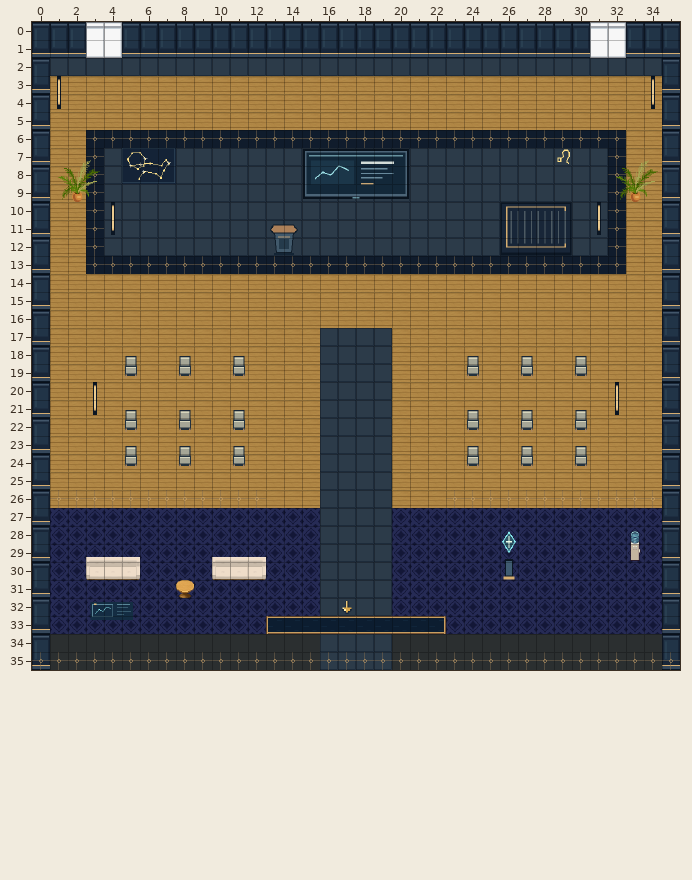
A Tiled map (JSON) gets an edit: maps/preview/speaker-leo.tmj. Above, as it was before the edit.
Cells are 32x32 px. Shown: x 0..35, y 0..35.
Once edited:
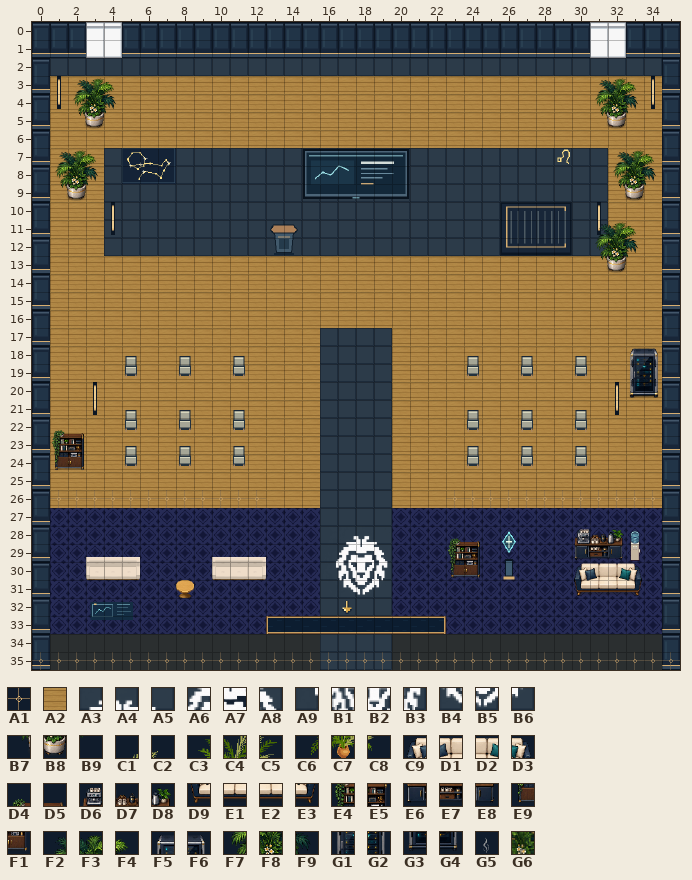
Key: from "art-0": A1 15; from "art-1": A2 355; from "art-10": A3 65, A4 66, A5 67, A6 81, A7 82, A8 83, A9 96, B1 97, B2 98, B3 99, B4 113, B5 114, B6 115; from "art-4": B7 6, B8 7, B9 8, C1 61, C2 62, C3 72, C4 73, C5 74, C6 84, C7 85, C8 86; from "art-9": C9 6, D1 7, D2 8, D3 9, D4 10, D5 11, D6 12, D7 13, D8 14, D9 22, E1 23, E2 24, E3 25, E4 26, E5 27, E6 28, E7 29, E8 30, E9 42, F1 43, F2 64, F3 65, F4 66, F5 75, F6 76, F7 80, F8 81, F9 82, G1 91, G2 92, G3 107, G4 108; from "interior-ambient-steam": G5 5; from "navigation-mask": G6 1.
__ is an empty cell.
Tiles replaced or removed in this view: A1, C1, C2, C3, C4, C5, C6, C7, C8.
Tiles of an added or newly shown layer are drawn over the layers below it.
See-through tiles are keyed as they look on the map.
Change:
Changed rows in their new state; .. is an unchanged cell.
Layer "terrain":
first column x 3:
 6 A2 A2 A2 A2 A2 A2 A2 A2 A2 A2 A2 A2 A2 A2 A2 A2 A2 A2 A2 A2 A2 A2 A2 A2 A2 A2 A2 A2 A2 A2
 7 A2 .. .. .. .. .. .. .. .. .. .. .. .. .. .. .. .. .. .. .. .. .. .. .. .. .. .. .. .. A2
 8 A2 .. .. .. .. .. .. .. .. .. .. .. .. .. .. .. .. .. .. .. .. .. .. .. .. .. .. .. .. A2
 9 A2 .. .. .. .. .. .. .. .. .. .. .. .. .. .. .. .. .. .. .. .. .. .. .. .. .. .. .. .. A2
10 A2 .. .. .. .. .. .. .. .. .. .. .. .. .. .. .. .. .. .. .. .. .. .. .. .. .. .. .. .. A2
11 A2 .. .. .. .. .. .. .. .. .. .. .. .. .. .. .. .. .. .. .. .. .. .. .. .. .. .. .. .. A2
12 A2 .. .. .. .. .. .. .. .. .. .. .. .. .. .. .. .. .. .. .. .. .. .. .. .. .. .. .. .. A2
13 A2 A2 A2 A2 A2 A2 A2 A2 A2 A2 A2 A2 A2 A2 A2 A2 A2 A2 A2 A2 A2 A2 A2 A2 A2 A2 A2 A2 A2 A2
Layer "scenery-belowAvatar-0":
first column x 1:
 3 .. .. .. .. .. .. .. .. .. .. .. .. .. .. .. .. .. .. .. .. .. .. .. .. .. .. .. .. .. .. F2 F3 F4 ..
 4 .. .. .. .. .. .. .. .. .. .. .. .. .. .. .. .. .. .. .. .. .. .. .. .. .. .. .. .. .. .. F7 F8 F9 ..
 5 .. B7 B8 .. .. .. .. .. .. .. .. .. .. .. .. .. .. .. .. .. .. .. .. .. .. .. .. .. .. .. B7 B8 .. ..
 7 .. __ __ .. .. .. .. .. .. .. .. .. .. .. .. .. .. .. .. .. .. .. .. .. .. .. .. .. .. .. .. .. __ __
 8 __ __ __ .. .. .. .. .. .. .. .. .. .. .. .. .. .. .. .. .. .. .. .. .. .. .. .. .. .. .. .. __ __ __
 9 B7 B8 B9 .. .. .. .. .. .. .. .. .. .. .. .. .. .. .. .. .. .. .. .. .. .. .. .. .. .. .. .. B7 B8 B9
first column x 1:
18 .. .. .. .. .. .. .. .. .. .. .. .. .. .. .. .. .. .. .. .. .. .. .. .. .. .. .. .. .. .. .. .. F5 F6
19 .. .. .. .. .. .. .. .. .. .. .. .. .. .. .. .. .. .. .. .. .. .. .. .. .. .. .. .. .. .. .. .. G1 G2
20 .. .. .. .. .. .. .. .. .. .. .. .. .. .. .. .. .. .. .. .. .. .. .. .. .. .. .. .. .. .. .. .. G3 G4
22 D4 D5 .. .. .. .. .. .. .. .. .. .. .. .. .. .. .. .. .. .. .. .. .. .. .. .. .. .. .. .. .. .. .. ..
23 E4 E5 .. .. .. .. .. .. .. .. .. .. .. .. .. .. .. .. .. .. .. .. .. .. .. .. .. .. .. .. .. .. .. ..
24 E9 F1 .. .. .. .. .. .. .. .. .. .. .. .. .. .. .. .. .. .. .. .. .. .. .. .. .. .. .. .. .. .. .. ..
first column x 16:
28 .. A3 A4 A5 .. .. .. D4 D5 .. .. .. .. .. D6 D7 D8 ..
29 .. A6 A7 A8 .. .. .. E4 E5 .. .. .. .. .. E6 E7 E8 ..
30 A9 B1 B2 B3 .. .. .. E9 F1 .. .. .. .. .. C9 D1 D2 D3
31 .. B4 B5 B6 .. .. .. .. .. .. .. .. .. .. D9 E1 E2 E3
Layer "scenery-belowAvatar-1":
first column x 31:
11 F2 F3 F4
12 F7 F8 F9
13 B7 B8 ..
Layer "interior-ambient-plant" (added):
first column x 2:
 3 F2 F3 F4
 4 F7 F8 F9
Layer "interior-ambient-steam" (added):
first column x 30:
28 G5
Layer "interior-ambient-server" (added):
first column x 33:
18 F5 F6
19 G1 G2
20 G3 G4
Layer "scenery-aboveAvatar-0" (added):
first column x 1:
 7 F2 F3 F4 .. .. .. .. .. .. .. .. .. .. .. .. .. .. .. .. .. .. .. .. .. .. .. .. .. .. .. .. F2 F3 F4
 8 F7 F8 F9 .. .. .. .. .. .. .. .. .. .. .. .. .. .. .. .. .. .. .. .. .. .. .. .. .. .. .. .. F7 F8 F9
Layer "physical-collisions":
first column x 2:
 3 G6 G6 G6 .. .. .. .. .. .. .. .. .. .. .. .. .. .. .. .. .. .. .. .. .. .. .. .. .. .. G6 G6 G6
 4 G6 G6 G6 .. .. .. .. .. .. .. .. .. .. .. .. .. .. .. .. .. .. .. .. .. .. .. .. .. .. G6 G6 G6
 5 G6 G6 .. .. .. .. .. .. .. .. .. .. .. .. .. .. .. .. .. .. .. .. .. .. .. .. .. .. .. G6 G6 ..
first column x 31:
11 G6 G6 G6
12 G6 G6 G6
13 G6 G6 ..
first column x 1:
18 .. .. .. .. .. .. .. .. .. .. .. .. .. .. .. .. .. .. .. .. .. .. .. .. .. .. .. .. .. .. .. .. G6 G6
19 .. .. .. .. .. .. .. .. .. .. .. .. .. .. .. .. .. .. .. .. .. .. .. .. .. .. .. .. .. .. .. .. G6 G6
20 .. .. .. .. .. .. .. .. .. .. .. .. .. .. .. .. .. .. .. .. .. .. .. .. .. .. .. .. .. .. .. .. G6 G6
22 G6 G6 .. .. .. .. .. .. .. .. .. .. .. .. .. .. .. .. .. .. .. .. .. .. .. .. .. .. .. .. .. .. .. ..
23 G6 G6 .. .. .. .. .. .. .. .. .. .. .. .. .. .. .. .. .. .. .. .. .. .. .. .. .. .. .. .. .. .. .. ..
24 G6 G6 .. .. .. .. .. .. .. .. .. .. .. .. .. .. .. .. .. .. .. .. .. .. .. .. .. .. .. .. .. .. .. ..
first column x 23:
28 G6 G6 .. .. .. .. .. G6 G6 G6 ..
29 G6 G6 .. .. .. .. .. G6 G6 G6 ..
30 G6 G6 .. .. .. .. .. G6 G6 G6 G6
31 .. .. .. .. .. .. .. G6 G6 G6 G6
Changed places in both pictures, as pixel boxes (x1, y1, x2, y2):
changed: (55, 78, 658, 274)
added: (629, 348, 659, 398)
added: (52, 430, 84, 470)
added: (335, 535, 388, 595)
added: (448, 538, 480, 578)
added: (574, 529, 642, 596)
